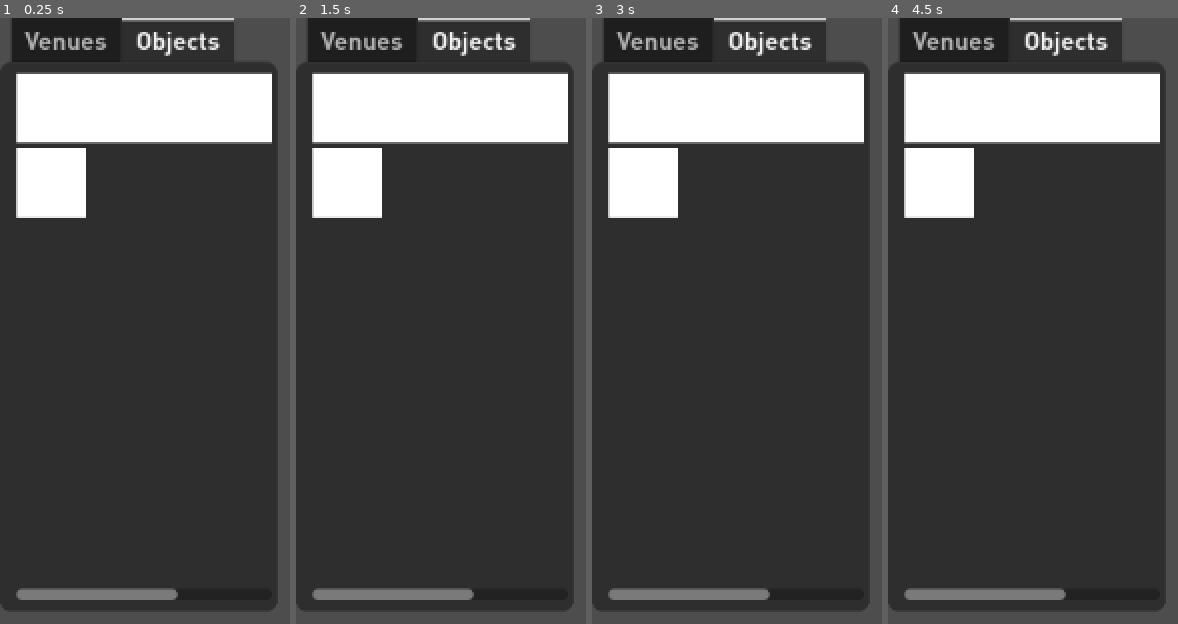
Above: before the commit, frames 1-4 (left to right).
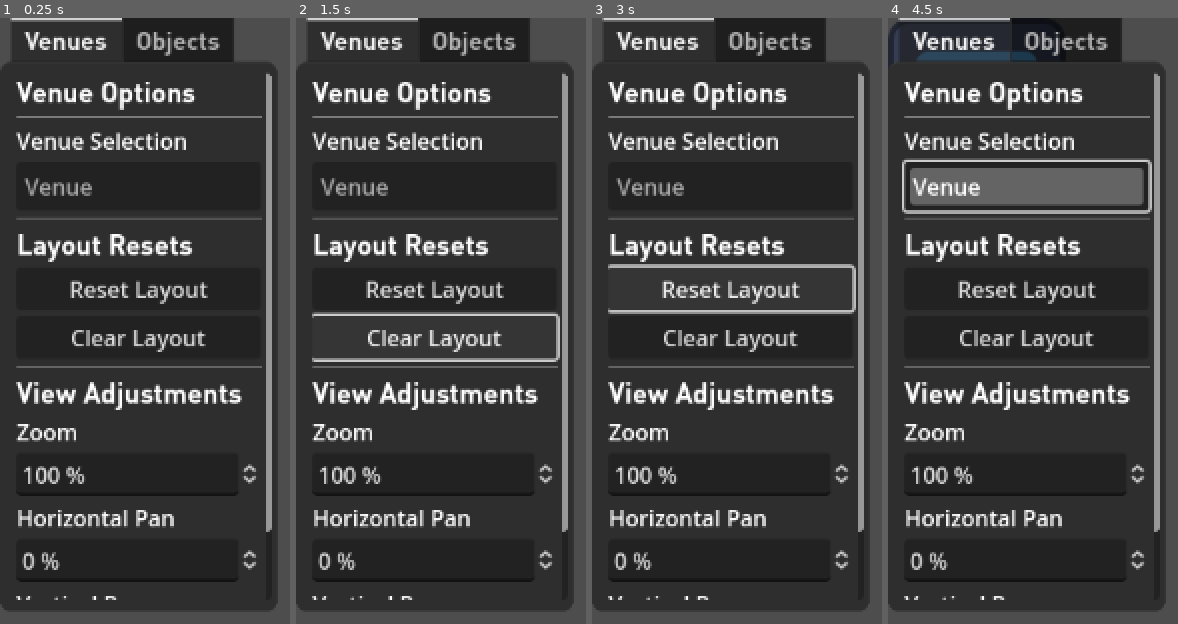
Above: after the commit, the same moments.

Repository: NeptunesOrca/Barcino
Game: Godot game, scene res://main.tscn
Same seed, same stepped clock (60 frames per second), same inputs: the game is played once before the commit and once after it. The project has no main scene, so this scene is started directly. The engine's default icon, where the game draws it, is replaced by a stand-in: a white triangle on a blue panel in a dark square.
Inputs (mouse positions are in pixels of both pictures, inside the frame that each line leads up to):
- Up to frame 1 (0.25 s): no input
- Up to frame 2 (1.5 s): click (435, 339) at 0.5 s, where only the run after the commit has a clickable "Clear Layout"; click (435, 339) at 1.25 s, where only the run after the commit has a clickable "Clear Layout"
- Up to frame 3 (3 s): click (731, 339) at 2 s, where only the run after the commit has a clickable "Clear Layout"; click (731, 290) at 2.75 s, where only the run after the commit has a clickable "Reset Layout"
- Up to frame 4 (4.5 s): drag from (1111, 108) to (outside the picture) at 3.52 s; drag from (940, 181) to (outside the picture) at 4.27 s

The runs differ from the first frame. In frame 1, 24% of the frame differs, in the area x 3-94%, y 0-97%; in frame 2, 25%; in frame 3, 25%; in frame 4, 30%, in the area x 0-94%, y 0-97%.

Commit message:
Fixed the popup to tell user to select layouts if one isn't already selected Also made the popup stop appearing if the object wasn't visible

Diff:
--- a/Scripts/Objects/DraggableObject.gd
+++ b/Scripts/Objects/DraggableObject.gd
@@ -16,8 +16,13 @@
 #region Key Nodes
 ## The [ControlMenu]
 var menu : ControlMenu
+## The [Container] within the object menu tab that this [DraggableObject] is held within.
+## [br]This [Container] determines the position within the object menu of the [DraggableObject] for the user to drag it onto a [Venue]
+var menuParentNode : Container
 ## The [VenueController]
 var layoutHandler : VenueController
+## The current layout, i.e. [Venue] that the object will be added to
+var layout : Venue
 #endregion
 
 #region Binary Properties
@@ -30,16 +35,11 @@
 #endregion
 
 #region Menu Properties
-## The [Container] within the object menu tab that this [DraggableObject] is held within.
-## [br]This [Container] determines the position within the object menu of the [DraggableObject] for the user to drag it onto a [Venue]
-var menuParentNode : Container
 ## Used when a [DraggableObject] is dragged out of the menu, to adjust where the object is finally placed on the [Venue]
 var menuOffset : Vector2
 #endregion
 
 #region Layout Properties
-## The current layout, i.e. [Venue] that the object will be added to
-var layout : Venue
 ## An enumeration for clarity within the code
 enum LayoutExists {FALSE, TRUE}
 #endregion
@@ -49,13 +49,18 @@
 ## Called when the node enters the scene tree for the first time.
 ## [br]Runs all the required finder functions to prepare the [DraggableObject] for use.
 func _ready() -> void:
+	call_deferred("findAllKeyNodes") #Deferred until after first frame to ensure that all of the Key Nodes have a chance to get themselves in the right groups
+	self.gui_input.connect(_on_gui_input)
+
+#region Finder Functions
+## Function that collects all the finders together for when we want to do all of them at once
+## When called in [method _ready], to be deferred until after first frame, to ensure that all of the Key Nodes have a chance to add themselves to the appropriate groups before this occurs
+func findAllKeyNodes():
 	findMenu()
 	findLayoutHandler()
 	findLayout()
 	findMenuParent()
-	self.gui_input.connect(_on_gui_input)
-
-#region Finder Functions
+
 ## Generic function that returns a specific [Node] from the tree, using the specified [param groupName].
 func finder(groupName : String):
 	return get_tree().get_first_node_in_group(groupName)
@@ -75,6 +80,7 @@
 		return LayoutExists.TRUE
 		#early return, no more work to do
 
+	noLayoutFound()
 	return LayoutExists.FALSE
 
 ## An internal class that simply tells the user that they must select a [Venue] before they can start modifying or using [DraggableObjects].
@@ -93,9 +99,15 @@
 	func _on_confirmed():
 		self.queue_free
 
-## A function that determines what to do if no layout has been found for the [DraggableObject] to use
-## Helps the user find where to select a [Venue], and uses the [noLayoutPopup] to tell the user to select a [Venue] before trying to use the [DraggableObjects]
+## A function that determines what to do if no layout has been found for the [DraggableObject] to use.
+## Helps the user find where to select a [Venue], and uses the [noLayoutPopup] to tell the user to select a [Venue] before trying to use the [DraggableObjects].
+## If the [DraggableObject] is currently invisible, does nothing, as the user is clearly not trying to interact with it.
 func noLayoutFound():
+	# If the object is not visible, does nothing. The user clearly isn't trying to interact with it if it's invisible.
+	# The second half of this is a little bit janky, but it'll get the job done
+	if ((not visible) || (menu.current_tab != ControlMenu.TabNumber.OBJECTS_TAB)):
+		return
+
 	if (menu == null):
 		findMenu()
 
@@ -125,7 +137,7 @@
 #endregion
 #endregion
 
-#region
+#region Checks
 ## Checks if the [Venue] selected is valid, and returns the result as a bool
 func checkLayout() -> bool:
 	var validLayout = false
--- a/main.tscn
+++ b/main.tscn
@@ -65,11 +65,10 @@
 offset_right = 200.0
 offset_bottom = 428.0
 theme = ExtResource("2_yg8xr")
-current_tab = 1
+current_tab = 0
 script = ExtResource("1_em4c8")
 
 [node name="Venues" type="ScrollContainer" parent="MenuCanvasLayer/ControlMenu"]
-visible = false
 layout_direction = 2
 layout_mode = 2
 theme = SubResource("Theme_vaia0")
@@ -176,6 +175,7 @@
 layout_mode = 2
 
 [node name="Objects" type="ScrollContainer" parent="MenuCanvasLayer/ControlMenu"]
+visible = false
 layout_mode = 2
 theme = ExtResource("2_yg8xr")
 metadata/_tab_index = 1
